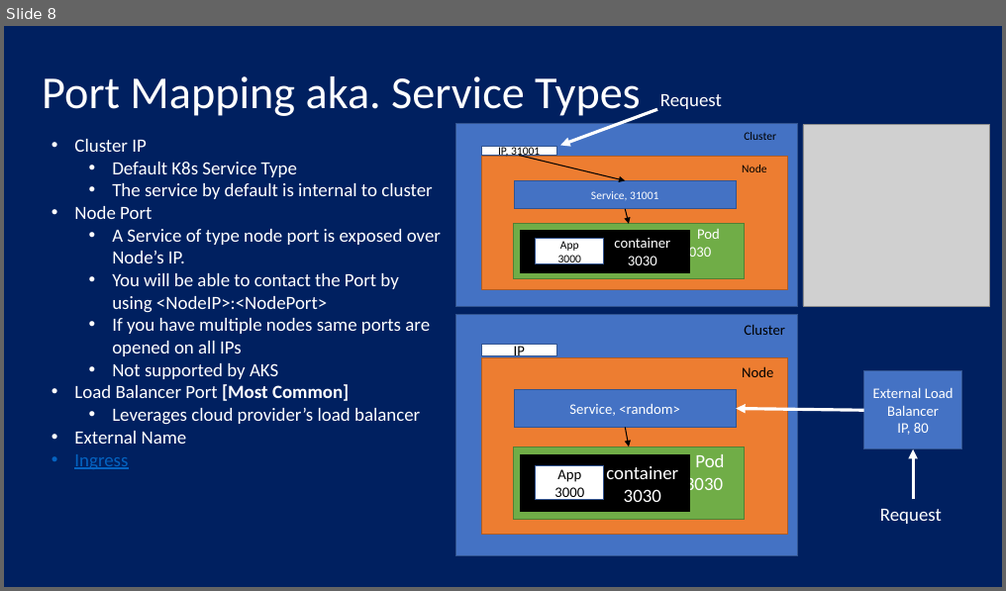
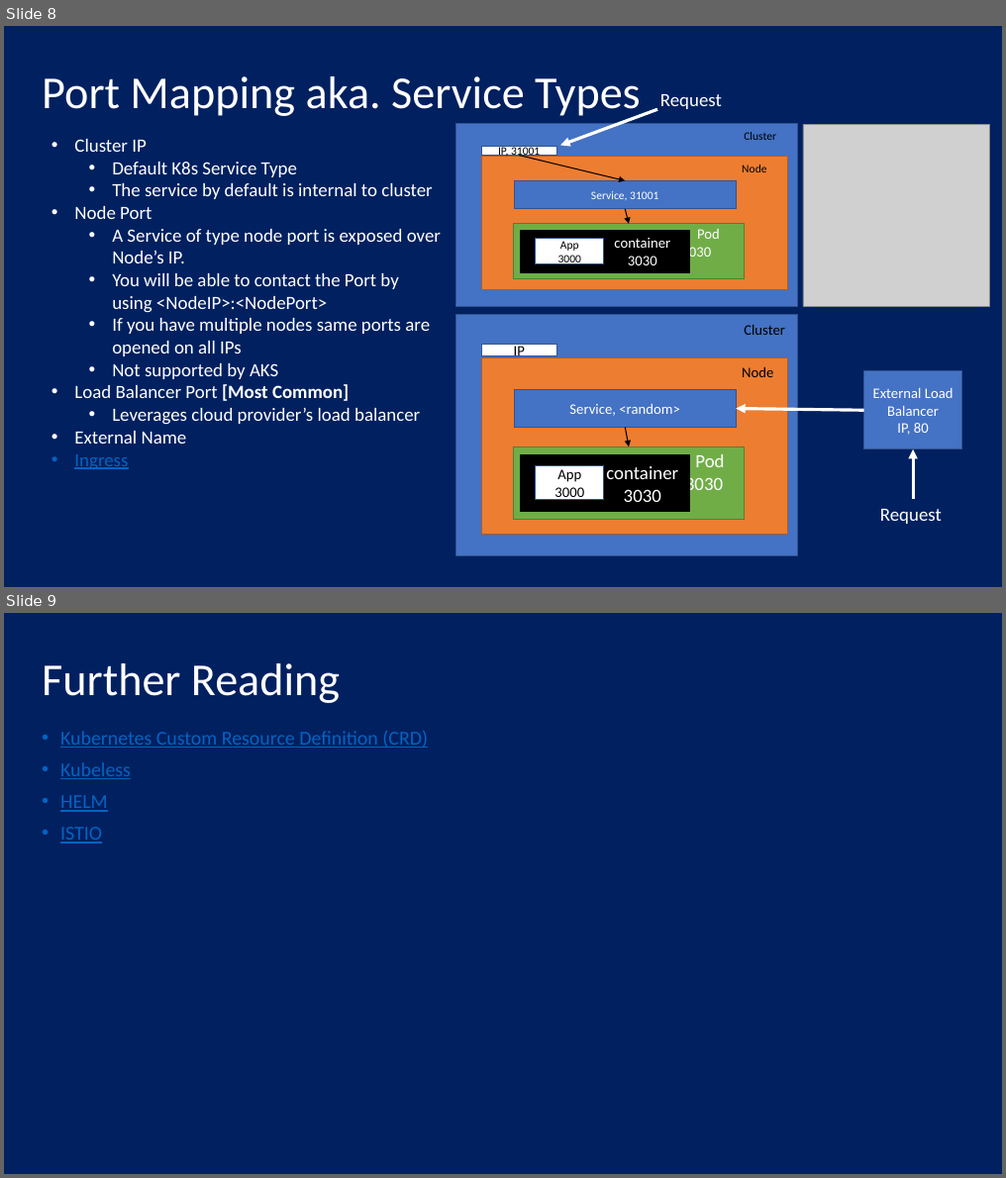
Before and after one commit to sriksmachi/nodejs-docker-k8s-training, a slide deck: ppt/nodejs-docker-k8s.pptx. Shown one above the other, each under a label of ours: slide 8 before the commit, slides 8 and 9 after it. The pictures are 1006x591 and 1006x1178 pixels, drawn with LibreOffice and Linux fonts; fonts in the diff are those of the drawing; grey boxes stand for pictures. Boxes give left, top, right and bottom in pixels: in the first picture for what was removed or moved away, otherwise in the second. Text is boxed around its words. In the diff, an @@ line names an element or a change of style, - is before the commit and + after.

```diff
--- a/ppt/nodejs-docker-k8s.pptx
+++ b/ppt/nodejs-docker-k8s.pptx
@@ slide 9 added at (x1=4, y1=613, x2=1002, y2=1174), background #002060 @@
@@ title added at (x1=42, y1=663, x2=340, y2=703), 44 pt, text #FFFFFF @@
+Further Reading
@@ text added at (x1=60, y1=731, x2=428, y2=844), 19 pt, text #0563C1, underline @@
+• Kubernetes Custom Resource Definition (CRD)
+• Kubeless
+• HELM
+• ISTIO
```
Also in this commit, not shown: 1 slide changed, 1 other file.
